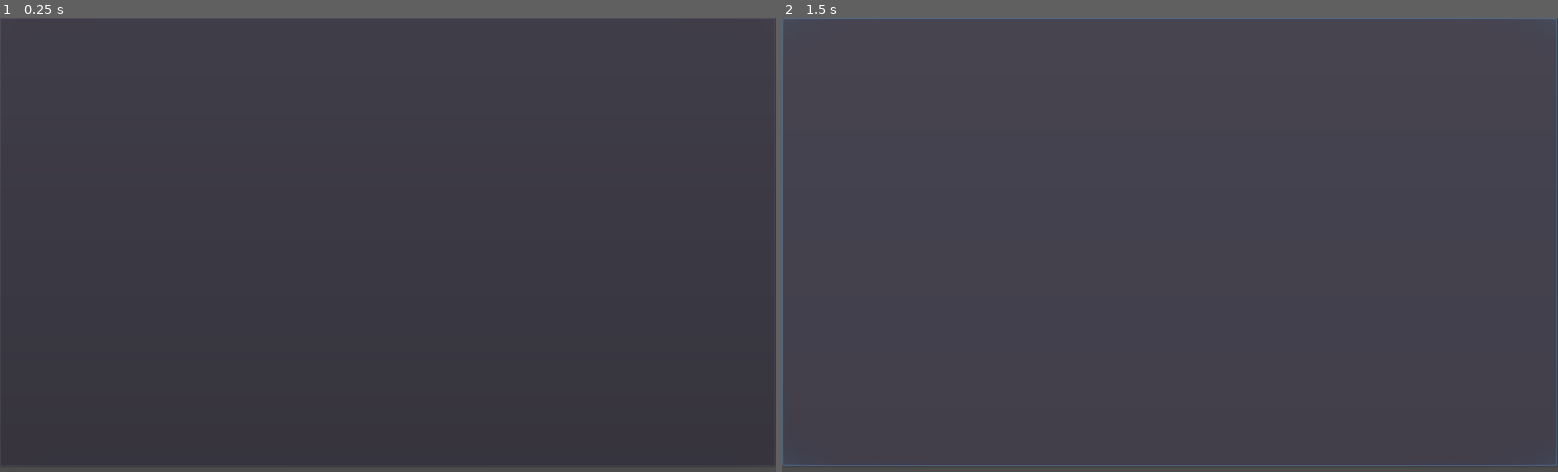
Above: before the commit, frames 1-2 (left to right).
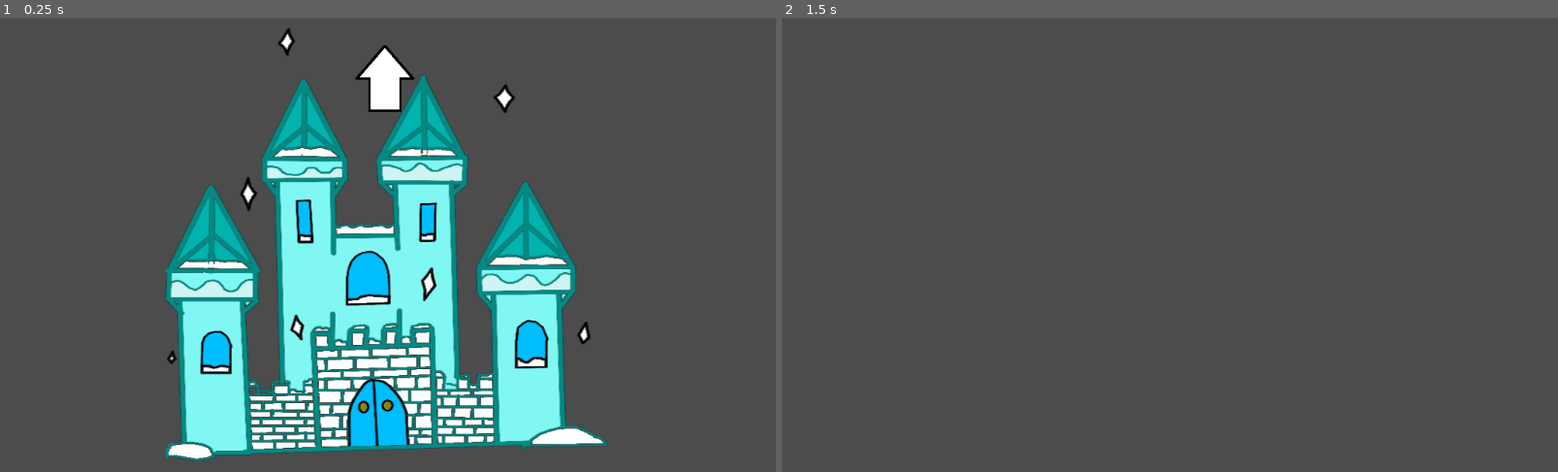
Above: after the commit, the same moments.

Repository: EltonCN/Esfera-do-Passado
Game: Godot game, scene res://Cenas/Dungeon1/Dungeon1.tscn
Same seed, same stepped clock (60 frames per second), same inputs: the game is played once before the commit and once after it. Before the commit the project starts from res://Cenas/Menu_Inicial.tscn.
Inputs (mouse positions are in pixels of both pictures, inside the frame that each line leads up to):
- Up to frame 1 (0.25 s): no input
- Up to frame 2 (1.5 s): click (1170, 77) at 0.52 s; click (797, 31) at 1.27 s

The runs differ from the first frame. In frame 1, 29% of the frame differs, in the area x 4-96%, y 2-99%; in frame 2, 0.7%.

Commit message:
Setas preparadas
Setas ajustadas, com posição e sprites. Nó 2D da cena de ferramentas adicionado como pai

Diff:
--- a/Projeto1/Cenas/Dungeon1/Dungeon1.tscn
+++ b/Projeto1/Cenas/Dungeon1/Dungeon1.tscn
@@ -1,28 +1,23 @@
-[gd_scene load_steps=3 format=2]
+[gd_scene load_steps=5 format=2]
 
 [ext_resource path="res://Script/Dungeon1.gd" type="Script" id=1]
-[ext_resource path="res://Script/Ferramentas.gd" type="Script" id=2]
+[ext_resource path="res://Sprite/Castelo de gelo.png" type="Texture" id=3]
+
+[sub_resource type="CanvasItemMaterial" id=1]
+
+[sub_resource type="AtlasTexture" id=2]
 
 [node name="Node2D" type="Node2D"]
 script = ExtResource( 1 )
 
-[node name="Ferramentas" type="Button" parent="."]
-margin_right = 12.0
-margin_bottom = 20.0
-script = ExtResource( 2 )
-__meta__ = {
-"_edit_use_anchors_": false
-}
+[node name="Sprite" type="Sprite" parent="."]
+position = Vector2( 517.565, 303.246 )
+rotation = 1.5708
+scale = Vector2( 0.8, 1 )
+texture = ExtResource( 3 )
 
-[node name="Botão" type="Sprite" parent="Ferramentas"]
-
-[node name="Barra" type="Sprite" parent="Ferramentas"]
-
-[node name="Ferramenta1" type="Button" parent="Ferramentas"]
-margin_right = 12.0
-margin_bottom = 20.0
-__meta__ = {
-"_edit_use_anchors_": false
-}
-
-[node name="Ferramenta1" type="Sprite" parent="Ferramentas/Ferramenta1"]
+[node name="Sprite2" type="Sprite" parent="."]
+material = SubResource( 1 )
+position = Vector2( -523.863, 74.0293 )
+scale = Vector2( 249.025, 80.433 )
+texture = SubResource( 2 )
--- /dev/null
+++ b/Projeto1/Cenas/Dungeon1/Dungeon1_1.tscn
@@ -0,0 +1,6 @@
+[gd_scene load_steps=2 format=2]
+
+[ext_resource path="res://Script/Dungeon1_1.gd" type="Script" id=1]
+
+[node name="Node2D" type="Node2D"]
+script = ExtResource( 1 )
--- a/Projeto1/Nós/Ferramenta.tscn
+++ b/Projeto1/Nós/Ferramenta.tscn
@@ -3,20 +3,21 @@
 [ext_resource path="res://Script/Ferramenta1.gd" type="Script" id=1]
 [ext_resource path="res://Script/Ferramenta.gd" type="Script" id=2]
 
-[node name="Ferramenta" type="Button"]
-margin_right = 12.0
-margin_bottom = 20.0
-rect_pivot_offset = Vector2( -60.3942, -961.561 )
+[node name="Ferramenta" type="Node2D"]
+
+[node name="Ferramenta" type="TextureButton" parent="."]
+margin_right = 40.0
+margin_bottom = 40.0
 script = ExtResource( 2 )
 __meta__ = {
 "_edit_use_anchors_": false
 }
 
-[node name="Botão" type="Sprite" parent="."]
+[node name="Botão" type="Sprite" parent="Ferramenta"]
 
-[node name="Barra" type="Sprite" parent="."]
+[node name="Barra" type="Sprite" parent="Ferramenta"]
 
-[node name="Ferramenta1" type="Button" parent="."]
+[node name="Ferramenta1" type="TextureButton" parent="Ferramenta"]
 margin_right = 12.0
 margin_bottom = 20.0
 script = ExtResource( 1 )
@@ -24,9 +25,9 @@
 "_edit_use_anchors_": false
 }
 
-[node name="Sprite" type="Sprite" parent="Ferramenta1"]
+[node name="Sprite" type="Sprite" parent="Ferramenta/Ferramenta1"]
 
-[node name="Ferramenta4" type="Button" parent="."]
+[node name="Ferramenta4" type="TextureButton" parent="Ferramenta"]
 margin_right = 12.0
 margin_bottom = 20.0
 script = ExtResource( 1 )
@@ -34,9 +35,9 @@
 "_edit_use_anchors_": false
 }
 
-[node name="Sprite" type="Sprite" parent="Ferramenta4"]
+[node name="Sprite" type="Sprite" parent="Ferramenta/Ferramenta4"]
 
-[node name="Ferramenta3" type="Button" parent="."]
+[node name="Ferramenta3" type="TextureButton" parent="Ferramenta"]
 margin_right = 12.0
 margin_bottom = 20.0
 script = ExtResource( 1 )
@@ -44,9 +45,9 @@
 "_edit_use_anchors_": false
 }
 
-[node name="Sprite" type="Sprite" parent="Ferramenta3"]
+[node name="Sprite" type="Sprite" parent="Ferramenta/Ferramenta3"]
 
-[node name="Ferramenta2" type="Button" parent="."]
+[node name="Ferramenta2" type="TextureButton" parent="Ferramenta"]
 margin_right = 12.0
 margin_bottom = 20.0
 script = ExtResource( 1 )
@@ -54,8 +55,8 @@
 "_edit_use_anchors_": false
 }
 
-[node name="Sprite" type="Sprite" parent="Ferramenta2"]
-[connection signal="pressed" from="Ferramenta1" to="." method="_on_Ferramenta1_pressed"]
-[connection signal="pressed" from="Ferramenta4" to="." method="_on_Ferramenta4_pressed"]
-[connection signal="pressed" from="Ferramenta3" to="." method="_on_Ferramenta3_pressed"]
-[connection signal="pressed" from="Ferramenta2" to="." method="_on_Ferramenta2_pressed"]
+[node name="Sprite" type="Sprite" parent="Ferramenta/Ferramenta2"]
+[connection signal="pressed" from="Ferramenta/Ferramenta1" to="." method="_on_Ferramenta1_pressed"]
+[connection signal="pressed" from="Ferramenta/Ferramenta4" to="." method="_on_Ferramenta4_pressed"]
+[connection signal="pressed" from="Ferramenta/Ferramenta3" to="." method="_on_Ferramenta3_pressed"]
+[connection signal="pressed" from="Ferramenta/Ferramenta2" to="." method="_on_Ferramenta2_pressed"]
--- a/Projeto1/Nós/Seta.tscn
+++ b/Projeto1/Nós/Seta.tscn
@@ -1,46 +1,61 @@
-[gd_scene load_steps=2 format=2]
+[gd_scene load_steps=3 format=2]
 
 [ext_resource path="res://Script/Seta.gd" type="Script" id=1]
+[ext_resource path="res://Sprite/Seta.png" type="Texture" id=2]
 
 [node name="Seta" type="Node2D"]
 script = ExtResource( 1 )
 
-[node name="Cima" type="Button" parent="."]
-margin_right = 12.0
-margin_bottom = 20.0
-__meta__ = {
-"_edit_use_anchors_": false
-}
+[node name="Baixo" type="TextureButton" parent="."]
+light_mask = 0
+margin_left = 552.084
+margin_top = 479.603
+margin_right = 643.084
+margin_bottom = 567.603
+rect_rotation = 89.5751
+rect_scale = Vector2( 1.02266, 1.01061 )
+
+[node name="Sprite" type="Sprite" parent="Baixo"]
+position = Vector2( 46.4324, 44.9695 )
+scale = Vector2( 0.4, 0.4 )
+texture = ExtResource( 2 )
+
+[node name="Cima" type="TextureButton" parent="."]
+margin_left = 468.0
+margin_top = 36.0
+margin_right = 556.0
+margin_bottom = 127.0
+rect_scale = Vector2( 0.904138, 0.970902 )
 
 [node name="Sprite" type="Sprite" parent="Cima"]
+position = Vector2( 45.347, 45.3187 )
+rotation = -1.5708
+scale = Vector2( 0.4, 0.4 )
+texture = ExtResource( 2 )
 
-[node name="Esquerda" type="Button" parent="."]
-margin_right = 12.0
-margin_bottom = 20.0
-__meta__ = {
-"_edit_use_anchors_": false
-}
+[node name="Esquerda" type="TextureButton" parent="."]
+margin_left = 28.0
+margin_top = 271.0
+margin_right = 121.0
+margin_bottom = 353.0
 
 [node name="Sprite" type="Sprite" parent="Esquerda"]
+position = Vector2( 44.4917, 41.5289 )
+rotation = -3.14159
+scale = Vector2( 0.4, 0.4 )
+texture = ExtResource( 2 )
 
-[node name="Direita" type="Button" parent="."]
-margin_right = 12.0
-margin_bottom = 20.0
-__meta__ = {
-"_edit_use_anchors_": false
-}
+[node name="Direita" type="TextureButton" parent="."]
+margin_left = 910.069
+margin_top = 253.98
+margin_right = 1004.07
+margin_bottom = 349.98
 
 [node name="Sprite" type="Sprite" parent="Direita"]
-
-[node name="Baixo" type="Button" parent="."]
-margin_right = 12.0
-margin_bottom = 20.0
-__meta__ = {
-"_edit_use_anchors_": false
-}
-
-[node name="Sprite" type="Sprite" parent="Baixo"]
+position = Vector2( 48.2878, 52.0069 )
+scale = Vector2( 0.39698, 0.437896 )
+texture = ExtResource( 2 )
+[connection signal="pressed" from="Baixo" to="." method="_on_Baixo_pressed"]
 [connection signal="pressed" from="Cima" to="." method="_on_Cima_pressed"]
 [connection signal="pressed" from="Esquerda" to="." method="_on_Esquerda_pressed"]
 [connection signal="pressed" from="Direita" to="." method="_on_Direita_pressed"]
-[connection signal="pressed" from="Baixo" to="." method="_on_Baixo_pressed"]
--- a/Projeto1/Script/Dungeon1.gd
+++ b/Projeto1/Script/Dungeon1.gd
@@ -4,26 +4,27 @@
 # Declare member variables here. Examples:
 # var a = 2
 # var b = "text"
-var cena_ferramenta = "res://Nós/Ferramenta"
+var cena_ferramenta = load("res://Nós/Ferramenta.tscn")
 var ferramenta = null
 
-var cena_seta = "res://Nós/Seta"
+var cena_seta = load("res://Nós/Seta.tscn")
 var seta = null
 
 # Called when the node enters the scene tree for the first time.
 func _ready():
-	ferramenta = cena_ferramenta.instance()
-	ferramenta.name = "Ferramenta"
-	add_child(ferramenta)
+
+
+	Script_global.seta[0] = 1
+	Script_global.seta[1] = 0
+	Script_global.seta[2] = 0
+	Script_global.seta[3] = 0
 
 	seta = cena_seta.instance()
 	seta.name = "Seta"
 	add_child(seta)
 
-	Script_global.seta[0] = 0
-	Script_global.seta[1] = 0
-	Script_global.seta[2] = 0
-	Script_global.seta[3] = 0
+	Script_global.proxima_cena[0] = "Dungeon1/Dungeon1_1"
+
 
 	pass # Replace with function body.
 
--- a/Projeto1/Script/Ferramentas.gd
+++ b/Projeto1/Script/Dungeon1_1.gd
@@ -1,5 +1,7 @@
-extends Button
+extends Node2D
 
+var cena_ferramenta = load("res://Nós/Ferramenta.tscn")
+var ferramenta = null
 
 # Declare member variables here. Examples:
 # var a = 2
@@ -8,7 +10,9 @@
 
 # Called when the node enters the scene tree for the first time.
 func _ready():
-	node.get_child()
+	ferramenta = cena_ferramenta.instance()
+	ferramenta.name = "Ferramenta"
+	add_child(ferramenta)
 	pass # Replace with function body.
 
 
--- a/Projeto1/Script/Seta.gd
+++ b/Projeto1/Script/Seta.gd
@@ -17,30 +17,31 @@
 func _process(delta):
 	for i in range(4):
 		if(Script_global.seta[i] == 0):
-			get_node(direcao[i]).disable()
-			get_node(direcao[i]+"Sprite").hide()
+			get_node(direcao[i]).set_disabled(true)
+
+			get_node(direcao[i]+"/Sprite").hide()
 		elif(Script_global.seta[i] == 1):
-			get_node(direcao[i]).enable()
-			get_node(direcao[i]+"Sprite").show()
+			get_node(direcao[i]).set_disabled(false)
+			get_node(direcao[i]+"/Sprite").show()
 		pass
 	pass
 
 
 func _on_Cima_pressed():
-	get_tree().change_scene("res://Cenas/"+Script_global.proxima_cena[0])
+	get_tree().change_scene("res://Cenas/"+Script_global.proxima_cena[0]+".tscn")
 	pass # Replace with function body.
 
 
 func _on_Esquerda_pressed():
-	get_tree().change_scene("res://Cenas/"+Script_global.proxima_cena[1])
+	get_tree().change_scene("res://Cenas/"+Script_global.proxima_cena[1]+".tscn")
 	pass # Replace with function body.
 
 
 func _on_Direita_pressed():
-	get_tree().change_scene("res://Cenas/"+Script_global.proxima_cena[2])
+	get_tree().change_scene("res://Cenas/"+Script_global.proxima_cena[2]+".tscn")
 	pass # Replace with function body.
 
 
 func _on_Baixo_pressed():
-	get_tree().change_scene("res://Cenas/"+Script_global.proxima_cena[3])
+	get_tree().change_scene("res://Cenas/"+Script_global.proxima_cena[3]+".tscn")
 	pass # Replace with function body.
--- a/Projeto1/project.godot
+++ b/Projeto1/project.godot
@@ -16,7 +16,7 @@
 [application]
 
 config/name="Projeto1"
-run/main_scene="res://Cenas/Menu_Inicial.tscn"
+run/main_scene="res://Cenas/Dungeon1/Dungeon1.tscn"
 config/icon="res://icon.png"
 
 [autoload]
Binary file added: Projeto1/Sprite/Castelo de gelo.png
Not shown, added: Projeto1/Sprite/Castelo de gelo.png.import
Binary file added: Projeto1/Sprite/Seta.png
Not shown, added: Projeto1/Sprite/Seta.png.import
Not shown, added: Arte/Seta/Seta.kra
Not shown, added: Arte/Seta/Seta.png
